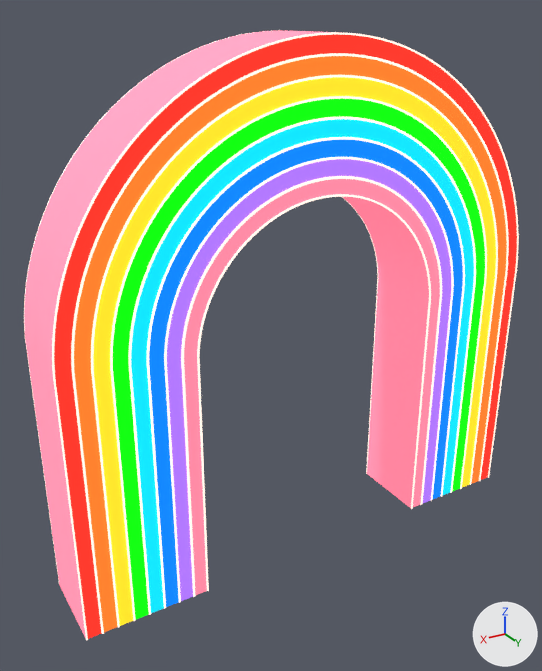
Before and after pictures for a commit that changed the glTF model scene/models/thickRainbow.glb.
One viewpoint serves both versions: a 50 mm lens placed at (40.3, 61.2, 28.6), pointed at (3.1, -0.7, -2.3). Lighting does not change. The marker at lower right points along +X, +Y and +Z. Objects named as collision shapes, trigger or cutter boxes, shadow casters or lower levels of detail are left out. Vertices at the same position are counted once.

The older version as bpy lines, for what is in view:
```python
mat_atlas = bpy.data.materials.new('Atlas')
mat_atlas.use_nodes = True; mat_atlas.node_tree.nodes.clear()
_N = mat_atlas.node_tree.nodes; _L = mat_atlas.node_tree.links
n0 = _N.new('ShaderNodeBsdfPrincipled'); n0.name = 'Principled BSDF'
n0.inputs[2].default_value = 1.0  # 'Roughness'
n0.inputs[28].default_value = 0.7  # 'Emission Strength'
n1 = _N.new('ShaderNodeOutputMaterial'); n1.name = 'Material Output'
n2 = _N.new('ShaderNodeTexImage'); n2.name = 'Image Texture'
n2.image = img_atlas
n3 = _N.new('ShaderNodeTexImage'); n3.name = 'Image Texture.001'
n3.image = img_atlas
_L.new(n0.outputs[0], n1.inputs[0])  # 'BSDF' to 'Surface'
_L.new(n2.outputs[0], n0.inputs[27])  # 'Color' to 'Emission Color'
_L.new(n3.outputs[0], n0.inputs[0])  # 'Color' to 'Base Color'
me_cylinder_029 = bpy.data.meshes.new('Cylinder.029')
me_cylinder_029.from_pydata(...)  # 3250 vertices, 6448 faces; spans x -27.1..27.1, y -4.4..4.4, z -27.3..27.1
me_cylinder_029.materials.append(mat_atlas)
me_cylinder_032 = bpy.data.meshes.new('Cylinder.032')
me_cylinder_032.from_pydata(...)  # 4680 vertices, 6912 faces; spans x -27.1..27.1, y -4.5..4.5, z -27.3..27.1
me_cylinder_032.materials.append(mat_neon)  # white #e7e7e7
ob_outline = bpy.data.objects.new('outline', me_cylinder_032)
ob_outline.location = (0.0, 0.0, 0.0)
ob_thickrainbow_004 = bpy.data.objects.new('thickRainbow.004', me_cylinder_029)
ob_thickrainbow_004.location = (0.0, 0.0, 0.0)
```
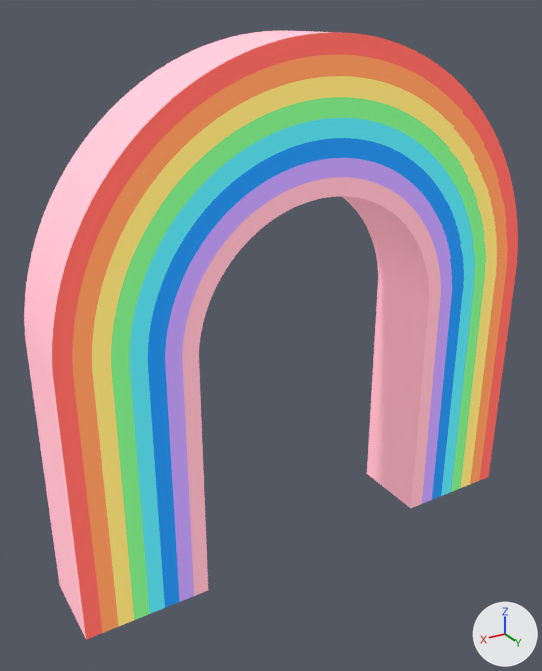
What differs and where, as boxes (x1, y1, x2, y2) in the pictures (542 x 671 px):
'thickRainbow.004', surface changed
    both: (24, 31, 518, 640)
'outline', deleted
    before: (24, 30, 519, 640)
part 1 of me_cylinder_029, surface changed
    before: (24, 31, 517, 639)
    after: (24, 31, 518, 640)

The change, as a list of edits to the scene's bpy script:
```text
Change mat_atlas:
    where n0 = _N.new('ShaderNodeBsdfPrincipled'); n0.name = 'Principled BSDF'
    n0.inputs[28].default_value: 0.7 -> 0.3  # 'Emission Strength'
Change me_cylinder_029:
    where me_cylinder_029.from_pydata(...)  # 3250 vertices, 6448 faces; spans x -27.1..27.1, y -4.4..4.4, z -27.3..27.1
    used by ob_thickrainbow_004; location = (0.0, 0.0, 0.0)
    me_cylinder_029 part 1: texture (UV) coordinates of 6448 of 6448 faces, centred in x -27.1..27.1, y -4.4..4.4, z -27.3..27.1, changed; they spanned u 0.06..0.61, v 0.91..0.92 and now span u 0.06..0.61, v 0.85..0.86
Remove ob_outline:
    ob_outline = bpy.data.objects.new('outline', me_cylinder_032)
    ob_outline.location = (0.0, 0.0, 0.0)
```
